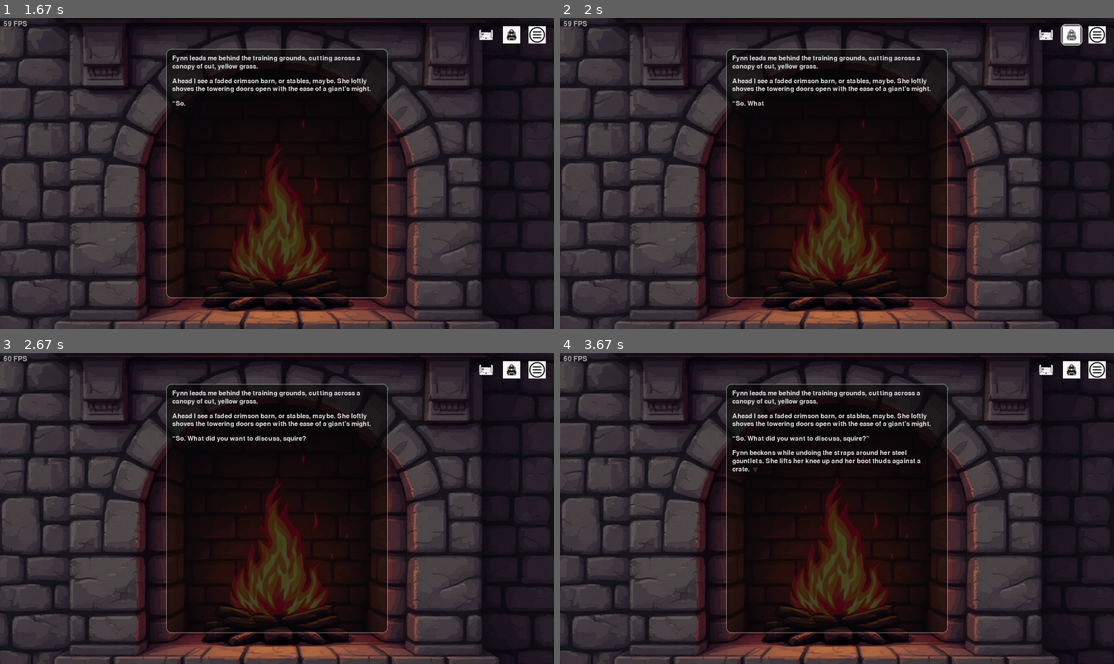
Above: before the commit, frames 1-4 (two rows, left to right).
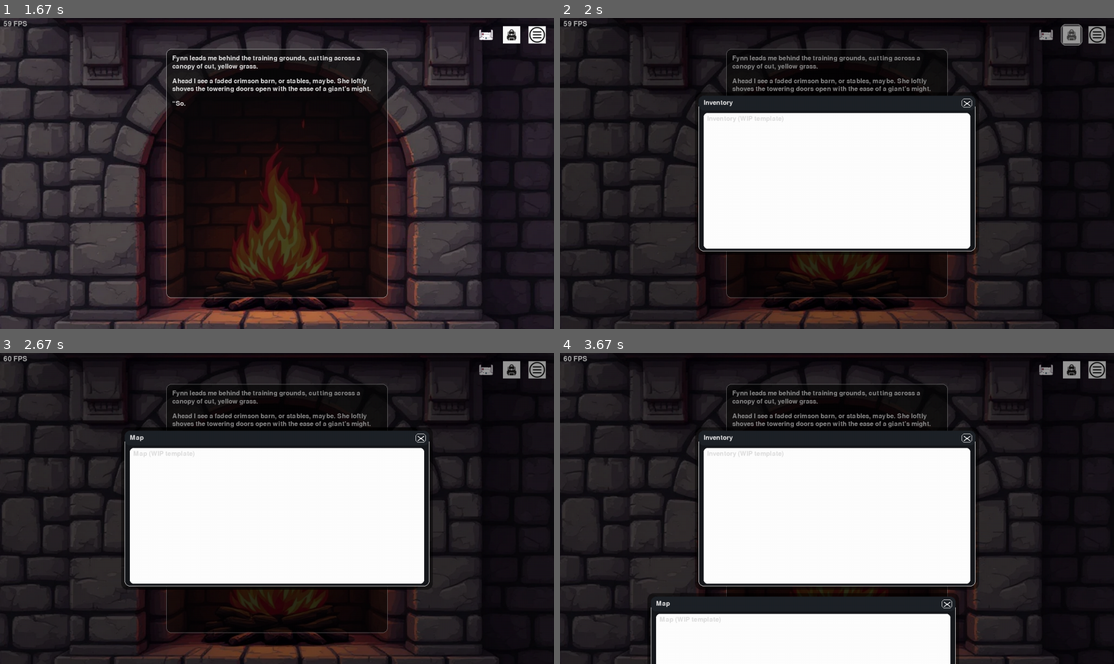
Above: after the commit, the same moments.

Repository: jhoangnguyen/solid
Game: pygame game, started from run.py
Two runs of this game, one before a commit and one after it. Both use one fixed random seed, a clock stepped at 60 frames per second and the inputs below.
Inputs (mouse positions are in pixels of both pictures, inside the frame that each line leads up to):
- Up to frame 1 (1.67 s): tap Enter at 0.33 s; tap Space at 0.67, 1.07, 1.37, 1.57 s
- Up to frame 2 (2 s): press the mouse at (1069, 33) at 1.87 s; move the mouse to (1003, 58) at 1.97 s
- Up to frame 3 (2.67 s): release the mouse at (376, 421) at 2.1 s; press the mouse at (487, 368) at 2.2 s; move the mouse to (315, 496) at 2.3 s; release the mouse at (144, 626) at 2.43 s
- Up to frame 4 (3.67 s): press the mouse at (837, 508) at 3.03 s; move the mouse to (881, 468) at 3.13 s; release the mouse at (931, 427) at 3.27 s; press the mouse at (837, 436) at 3.37 s; move the mouse to (820, 520) at 3.47 s; release the mouse at (803, 604) at 3.6 s

Frame 1 is identical in both runs. In frame 2, 50% of the frame differs, in the area x 0-99%, y 1-100%; in frame 3, 50%; in frame 4, 56%, in the area x 0-99%, y 2-100%.

Commit message:
Functional base modal

Diff:
--- a/engine/app.py
+++ b/engine/app.py
@@ -10,7 +10,7 @@
 from engine.ui.background_manager import BackgroundManager
 from engine.ui.widgets.bottom_bar import BottomBar, BottomBarButton
 from engine.ui.widgets.top_icons import TopIcons, IconButton
-
+from engine.ui.widgets.window_panel import WindowManager, ModalWindow
 
 class GameApp:
     def __init__(self, cfg: AppCfg):
@@ -120,10 +120,25 @@
             IconButton("menu", image_path="game/assets/ui/menu.png"),
         ])
 
+        # Map icon id -> (window_id, builder)
+        self.icon_routes = {
+            "bag":  ("inventory", self._build_inventory_window),
+            "map":  ("map",       self._build_map_window),
+            "menu": ("settings",  self._build_settings_window),
+        }
+
+        # --- Initialiize In-Game Windows ---
+        self.windows = WindowManager(self.theme)
+
     def handle_input(self):
         for e in pygame.event.get():
             if e.type == pygame.QUIT:
                 self.running = False
+
+            # --- windows get first dibs ---
+            if self.windows.handle_event(e):
+                # If a window handled this, don't fall through to game UI.
+                continue
 
             elif e.type == pygame.KEYDOWN:
                 if e.key == pygame.K_ESCAPE:
@@ -159,31 +174,44 @@
                     self.bottom_bar.on_mouse_move(e.pos)
 
             elif e.type == pygame.MOUSEBUTTONDOWN and e.button == 1:
-                # # 1) Give icons first crack
+                # 1) Icons never advance text
                 if self.top_icons.hit_test(e.pos):
                     sid = self.top_icons.get_clicked(e.pos)
                     if sid:
-                        print(f"[collision-test] top_icons: CLICKED '{sid}'")
-                        # TODO: open your screen based on sid
-                    # Prevent textbox from seeing this click
+                        route = self.icon_routes.get(sid)
+                        if route:
+                            win_id, builder = route
+                            self.windows.toggle(win_id, builder=builder)
+                        else:
+                            print(f"[icons] no route for '{sid}'")
+                    continue  # stop here; icon clicks don't advance text
+
+                # 2) If click lands on any open window, do not progress text
+                if self.windows.any_open() and self.windows.hit_test(e.pos):
+                    # Let windows drag/close logic run (already called at loop top),
+                    # but don't fall through to text progression.
                     continue
 
-                # # 1) Give the bottom bar first crack — if consumed, stop here.
-                # if self._handle_bottom_bar_click(e.pos):
-                #     # Prevent simultaneous textbox click
-                #     continue
-
-                # 2) Otherwise, route to textbox / choices
+                in_tb = self.textbox.rect.collidepoint(e.pos)
+
+                # 3) Choices: only clicking an actual choice selects; nothing else advances
                 if self.textbox.choice_active():
-                    idx = self.textbox.choice_click(e.pos)
-                    if idx is not None:
-                        print(f"[collision-test] textbox: CLICKED choice index {idx}")
-                        self.presenter.submit_choice_index(idx)
-                    else:
-                        print("[collision-test] textbox: click (no choice)")
-                else:
+                    if in_tb:
+                        idx = self.textbox.choice_click(e.pos)
+                        if idx is not None:
+                            print(f"[collision-test] textbox: CLICKED choice index {idx}")
+                            self.presenter.submit_choice_index(idx)
+                    # Clicks outside the textbox are ignored while choices are up
+                    continue
+
+                # 4) No choices: advance only when clicking textbox OR empty space
+                if in_tb:
                     print("[collision-test] textbox: click (advance)")
                     self.textbox.on_player_press()
+                else:
+                    print("[collision-test] empty space: click (advance)")
+                    self.textbox.on_player_press()
+                continue
 
             elif e.type == pygame.MOUSEBUTTONUP and e.button == 1:
                 self.top_icons.on_mouse_up()
@@ -215,6 +243,7 @@
         self.bg.draw(self.screen, self.screen.get_rect())
         self.textbox.draw(self.screen)
         self.top_icons.draw(self.screen)
+        self.windows.draw(self.screen)
         self.screen.set_clip(None)
 
         fps = int(self.clock.get_fps())
@@ -307,3 +336,80 @@
                 print(f"[font-scale] {old} -> {new_px} (caps={caps or 'default'})")
         except Exception as ex:
             print(f"[font-scale] error: {ex}")
+
+    def _build_inventory_window(self) -> ModalWindow:
+        sw, sh = self.screen.get_size()
+        w, h = max(320, sw // 2), max(240, sh // 2)
+        x, y = (sw - w) // 2, (sh - h) // 2
+        return ModalWindow(
+            "inventory",
+            pygame.Rect(x, y, w, h),
+            title="Inventory",
+            theme=self.theme,
+            content_draw=self._draw_inventory_content,
+        )
+
+    def _draw_inventory_content(self, surface: pygame.Surface, rect: pygame.Rect) -> None:
+        # Placeholder “grid” so you have something to tweak later.
+        # Draw a subtle panel background (optional).
+        pygame.draw.rect(surface, (255, 255, 255, 20), rect, border_radius=8)
+        pygame.draw.rect(surface, (255, 255, 255), rect, width=1, border_radius=8)
+
+        # Title-ish text inside content
+        font = pygame.font.Font(getattr(self.theme, "font_path", None), max(12, self.theme.font_size))
+        sub = font.render("Inventory (WIP template)", True, (220, 220, 220))
+        surface.blit(sub, (rect.x + 8, rect.y + 6))
+
+        # Simple 5x4 slots grid
+        rows, cols = 4, 5
+        gap = 8
+        slot_w = (rect.w - gap * (cols + 1)) // cols
+        slot_h = (rect.h - 40 - gap * (rows + 1)) // rows  # leave a little header space
+        y = rect.y + 32
+        for r in range(rows):
+            x = rect.x + gap
+            for c in range(cols):
+                cell = pygame.Rect(x, y, slot_w, slot_h)
+                pygame.draw.rect(surface, (255, 255, 255, 40), cell, border_radius=6)
+                pygame.draw.rect(surface, (255, 255, 255), cell, width=1, border_radius=6)
+                x += slot_w + gap
+            y += slot_h + gap
+
+
+    def _build_map_window(self) -> ModalWindow:
+        sw, sh = self.screen.get_size()
+        w, h = max(360, int(sw * 0.55)), max(260, int(sh * 0.5))
+        x, y = (sw - w) // 2, (sh - h) // 2
+        return ModalWindow(
+            "map",
+            pygame.Rect(x, y, w, h),
+            title="Map",
+            theme=self.theme,
+            content_draw=self._draw_map_content,
+        )
+
+    def _draw_map_content(self, surface: pygame.Surface, rect: pygame.Rect) -> None:
+        pygame.draw.rect(surface, (255, 255, 255, 20), rect, border_radius=8)
+        pygame.draw.rect(surface, (255, 255, 255), rect, width=1, border_radius=8)
+        font = pygame.font.Font(getattr(self.theme, "font_path", None), max(12, self.theme.font_size))
+        sub = font.render("Map (WIP template)", True, (220, 220, 220))
+        surface.blit(sub, (rect.x + 8, rect.y + 6))
+
+    def _build_settings_window(self) -> ModalWindow:
+        sw, sh = self.screen.get_size()
+        w, h = max(360, int(sw * 0.45)), max(240, int(sh * 0.4))
+        x, y = (sw - w) // 2, (sh - h) // 2
+        return ModalWindow(
+            "settings",
+            pygame.Rect(x, y, w, h),
+            title="Settings",
+            theme=self.theme,
+            content_draw=self._draw_settings_content,
+        )
+
+    def _draw_settings_content(self, surface: pygame.Surface, rect: pygame.Rect) -> None:
+        pygame.draw.rect(surface, (255, 255, 255, 20), rect, border_radius=8)
+        pygame.draw.rect(surface, (255, 255, 255), rect, width=1, border_radius=8)
+        font = pygame.font.Font(getattr(self.theme, "font_path", None), max(12, self.theme.font_size))
+        sub = font.render("Settings (WIP template)", True, (220, 220, 220))
+        surface.blit(sub, (rect.x + 8, rect.y + 6))
--- a/engine/ui/widgets/top_icons.py
+++ b/engine/ui/widgets/top_icons.py
@@ -27,11 +27,11 @@
         self._down_id: Optional[str] = None
         self._count = int(count)
 
-        size_frac: float | None = None          # 0..1 of screen height
-        margin_frac: float | None = None        # 0..1 of screen height
-        gap_frac: float | None = None           # 0..1 of screen height
-        ring_px_frac: float | None = None       # 0..1 of screen height
-        corner_radius_frac: float | None = None # 0..1 of *icon size*
+        self.size_frac: float | None = None          # 0..1 of screen height
+        self.margin_frac: float | None = None        # 0..1 of screen height
+        self.gap_frac: float | None = None           # 0..1 of screen height
+        self.ring_px_frac: float | None = None       # 0..1 of screen height
+        self.corner_radius_frac: float | None = None # 0..1 of *icon size*
 
     # -------- public API ----------
     def set_icons(self, icons: Iterable[IconButton]) -> None:
--- /dev/null
+++ b/engine/ui/widgets/window_panel.py
@@ -0,0 +1,233 @@
+from __future__ import annotations
+from dataclasses import dataclass
+from typing import Callable, Optional, Dict, List
+import pygame
+
+
+@dataclass
+class WindowStyle:
+    radius: int = 12
+    bg_rgba: tuple[int, int, int, int] = (22, 24, 28, 235)
+    border_rgb: tuple[int, int, int] = (255, 255, 255)
+    border_px: int = 1
+    shadow: bool = True
+    shadow_alpha: int = 120
+    shadow_pad: int = 8
+
+    title_h: int = 34
+    title_bg_rgba: tuple[int, int, int, int] = (30, 34, 40, 255)
+    title_rgb: tuple[int, int, int] = (235, 235, 235)
+    title_pad_x: int = 12
+    title_pad_y: int = 6
+
+    close_w: int = 24
+    close_h: int = 20
+    close_pad_right: int = 8
+
+
+class ModalWindow:
+    """
+    Minimal draggable window:
+      - Rounded panel + title bar + close [X]
+      - Drag by title bar
+      - ESC or clicking [X] closes the window
+      - Optional content_draw(surface, content_rect) callback
+    """
+    def __init__(
+        self,
+        id: str,
+        rect: pygame.Rect,
+        title: str = "Window",
+        *,
+        theme=None,
+        content_draw: Optional[Callable[[pygame.Surface, pygame.Rect], None]] = None,
+        style: Optional[WindowStyle] = None,
+    ):
+        self.id = id
+        self.rect = rect.copy()
+        self.title = title
+        self.theme = theme
+        self.style = style or WindowStyle()
+        self.content_draw = content_draw
+
+        self.visible = True
+        self._dragging = False
+        self._drag_dx = 0
+        self._drag_dy = 0
+        self._close_rect = pygame.Rect(0, 0, self.style.close_w, self.style.close_h)
+
+        # Font: prefer theme font if present
+        size = max(12, int(getattr(getattr(theme, "font_size", None), "__int__", lambda: 18)()))
+        path = getattr(theme, "font_path", None) if theme else None
+        self._font = pygame.font.Font(path, size)
+
+    # ----- input -----
+    def handle_event(self, e: pygame.event.Event) -> bool:
+        if not self.visible:
+            return False
+
+        if e.type == pygame.KEYDOWN and e.key == pygame.K_ESCAPE:
+            self.visible = False
+            return True
+
+        if e.type == pygame.MOUSEBUTTONDOWN and e.button == 1:
+            if self._close_rect.collidepoint(e.pos):
+                self.visible = False
+                return True
+            if self._title_rect().collidepoint(e.pos):
+                self._dragging = True
+                mx, my = e.pos
+                self._drag_dx = mx - self.rect.x
+                self._drag_dy = my - self.rect.y
+                return True
+
+        if e.type == pygame.MOUSEBUTTONUP and e.button == 1:
+            if self._dragging:
+                self._dragging = False
+                return True
+
+        if e.type == pygame.MOUSEMOTION and self._dragging:
+            mx, my = e.pos
+            self.rect.x = mx - self._drag_dx
+            self.rect.y = my - self._drag_dy
+            return True
+
+        return False
+
+    # ----- draw -----
+    def draw(self, surface: pygame.Surface) -> None:
+        if not self.visible:
+            return
+        st = self.style
+        r = self.rect
+
+        # Drop shadow
+        if st.shadow:
+            sh = pygame.Surface((r.w + st.shadow_pad * 2, r.h + st.shadow_pad * 2), pygame.SRCALPHA)
+            pygame.draw.rect(
+                sh, (0, 0, 0, st.shadow_alpha), sh.get_rect(), border_radius=st.radius + 2
+            )
+            surface.blit(sh, (r.x - st.shadow_pad, r.y - st.shadow_pad))
+
+        # Body
+        pygame.draw.rect(surface, st.bg_rgba, r, border_radius=st.radius)
+        pygame.draw.rect(surface, st.border_rgb, r, width=st.border_px, border_radius=st.radius)
+
+        # Title bar
+        trect = self._title_rect()
+        pygame.draw.rect(
+            surface, st.title_bg_rgba, trect, border_radius=st.radius, border_top_left_radius=st.radius, border_top_right_radius=st.radius
+        )
+
+        # Title text
+        title_surf = self._font.render(self.title, True, st.title_rgb)
+        tx = trect.x + st.title_pad_x
+        ty = trect.y + (trect.h - title_surf.get_height()) // 2
+        surface.blit(title_surf, (tx, ty))
+
+        # Close button
+        self._close_rect = pygame.Rect(
+            trect.right - st.close_pad_right - st.close_w,
+            trect.y + (trect.h - st.close_h) // 2,
+            st.close_w, st.close_h
+        )
+        self._draw_close(surface, self._close_rect)
+
+        # Content
+        content = pygame.Rect(
+            r.x + st.title_pad_x,
+            trect.bottom + st.title_pad_y,
+            r.w - 2 * st.title_pad_x,
+            r.h - st.title_h - 2 * st.title_pad_y,
+        )
+        if self.content_draw:
+            self.content_draw(surface, content)
+
+    # ----- helpers -----
+    def _title_rect(self) -> pygame.Rect:
+        return pygame.Rect(self.rect.x, self.rect.y, self.rect.w, self.style.title_h)
+
+    def _draw_close(self, surface: pygame.Surface, rect: pygame.Rect) -> None:
+        pygame.draw.rect(surface, (255, 255, 255), rect, width=1, border_radius=6)
+        # Draw an 'X'
+        pad = 5
+        x1, y1 = rect.x + pad, rect.y + pad
+        x2, y2 = rect.right - pad, rect.bottom - pad
+        pygame.draw.line(surface, (255, 255, 255), (x1, y1), (x2, y2), 2)
+        pygame.draw.line(surface, (255, 255, 255), (x1, y2), (x2, y1), 2)
+
+
+class WindowManager:
+    """
+    Holds and draws multiple windows, forwards events, dims background when any are open.
+    """
+    def __init__(self, theme=None):
+        self.theme = theme
+        self._order: List[str] = []              # z-order (front = end)
+        self._wins: Dict[str, ModalWindow] = {}
+
+    def any_open(self) -> bool:
+        return any(w.visible for w in self._wins.values())
+
+    def get(self, id: str) -> Optional[ModalWindow]:
+        return self._wins.get(id)
+
+    def add(self, win: ModalWindow) -> None:
+        self._wins[win.id] = win
+        if win.id in self._order:
+            self._order.remove(win.id)
+        self._order.append(win.id)
+
+    def toggle(self, id: str, builder: Callable[[], ModalWindow]) -> None:
+        w = self._wins.get(id)
+        if w is None:
+            w = builder()
+            self.add(w)
+        else:
+            w.visible = not w.visible
+            if w.visible:
+                # bring to front
+                if id in self._order:
+                    self._order.remove(id)
+                self._order.append(id)
+
+    def close_top(self) -> None:
+        for wid in reversed(self._order):
+            w = self._wins.get(wid)
+            if w and w.visible:
+                w.visible = False
+                return
+
+    def handle_event(self, e: pygame.event.Event) -> bool:
+        # ESC handled here too (closes topmost)
+        if e.type == pygame.KEYDOWN and e.key == pygame.K_ESCAPE and self.any_open():
+            self.close_top()
+            return True
+        # Top-most first
+        for wid in reversed(self._order):
+            w = self._wins.get(wid)
+            if w and w.visible and w.handle_event(e):
+                return True
+        return False
+
+    def draw(self, surface: pygame.Surface) -> None:
+        if not self.any_open():
+            return
+        # Dimmer behind windows
+        dim = pygame.Surface(surface.get_size(), pygame.SRCALPHA)
+        dim.fill((0, 0, 0, 100))
+        surface.blit(dim, (0, 0))
+
+        # Back-to-front
+        for wid in self._order:
+            w = self._wins.get(wid)
+            if w and w.visible:
+                w.draw(surface)
+
+    def hit_test(self, pos: tuple[int, int]) -> bool:
+        """True if the point is inside any visible window."""
+        for wid in reversed(self._order):  # top-first if you ever need it
+            w = self._wins.get(wid)
+            if w and w.visible and w.rect.collidepoint(pos):
+                return True
+        return False
